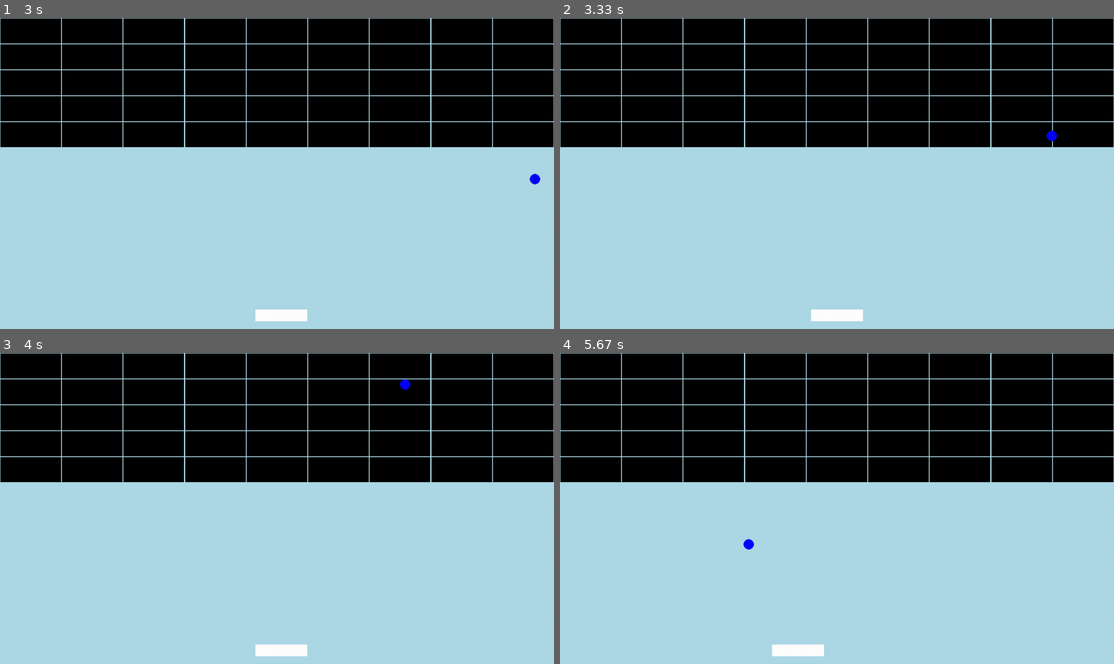
Above: before the commit, frames 1-4 (two rows, left to right).
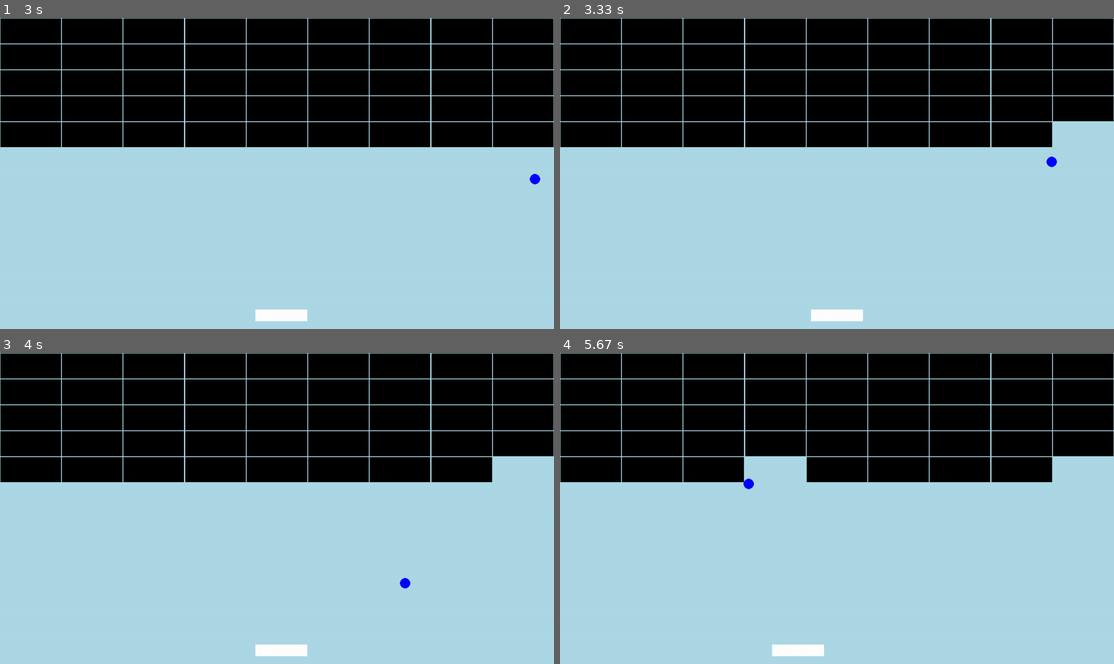
Above: after the commit, the same moments.

Repository: GuilhermeJuventino/Breakout-Pygame
Game: pygame game, started from main.py
Two runs of this game, one before a commit and one after it. Both use one fixed random seed, a clock stepped at 60 frames per second and the inputs below.
Inputs:
- Up to frame 1 (3 s): tap Enter at 0.33, 0.67 s; hold Right 1-1.47 s; hold Left 1.5-2.03 s; hold Left 2.07-2.47 s; hold Right from 2.5 s (still down)
- Up to frame 2 (3.33 s): release Right at 3.13 s; hold Left from 3.17 s (still down)
- Up to frame 3 (4 s): release Left at 3.63 s; hold Right from 3.67 s (still down)
- Up to frame 4 (5.67 s): release Right at 4.13 s; hold Right 4.17-4.63 s; hold Left 4.67-5.2 s; hold Left 5.23-5.63 s

Frame 1 is identical in both runs. In frame 2, 1.0% of the frame differs, in the area x 87-100%, y 33-49%; in frame 3, 1.0%; in frame 4, 1.9%, in the area x 33-100%, y 33-64%.

Commit message:
Implemented a collision system.

Diff:
--- a/elements/ball.py
+++ b/elements/ball.py
@@ -29,4 +29,20 @@
         pygame.draw.circle(window, pygame.Color("blue"), (self.rect.center), self.radius)
 
     def collide_with(self, target):
-        pass
+        if self.rect.colliderect(target.rect):
+
+            # Collisions left and right.
+            if abs(self.rect.right - target.rect.left) < 10 and self.speed_x > 0:
+                self.speed_x *= -1
+
+            elif abs(self.rect.left - target.rect.right) < 10 and self.speed_x < 0:
+                self.speed_x *= -1
+
+        if self.rect.colliderect(target.rect):
+
+            # Collisions top and bottom.
+            if abs(self.rect.bottom - target.rect.top) < 10 and self.speed_y > 0:
+                self.speed_y *= -1
+
+            elif abs(self.rect.top - target.rect.bottom) < 10 and self.speed_y < 0:
+                self.speed_y *= -1
--- a/states/gameplay.py
+++ b/states/gameplay.py
@@ -23,6 +23,15 @@
             if event.key == pygame.K_ESCAPE:
                 self.done = True
 
+    def handle_collisions(self):
+        self.ball.collide_with(self.player)
+
+        for block in self.block_group:
+            self.ball.collide_with(block)
+
+            if self.ball.rect.colliderect(block):
+                block.kill()
+
     def draw(self, window):
         window.fill(pygame.Color("lightblue"))
         self.player.draw(window)
@@ -33,4 +42,4 @@
         self.player.update()
         self.ball.update()
 
-        self.ball.collide_with(self.player)
+        self.handle_collisions()
